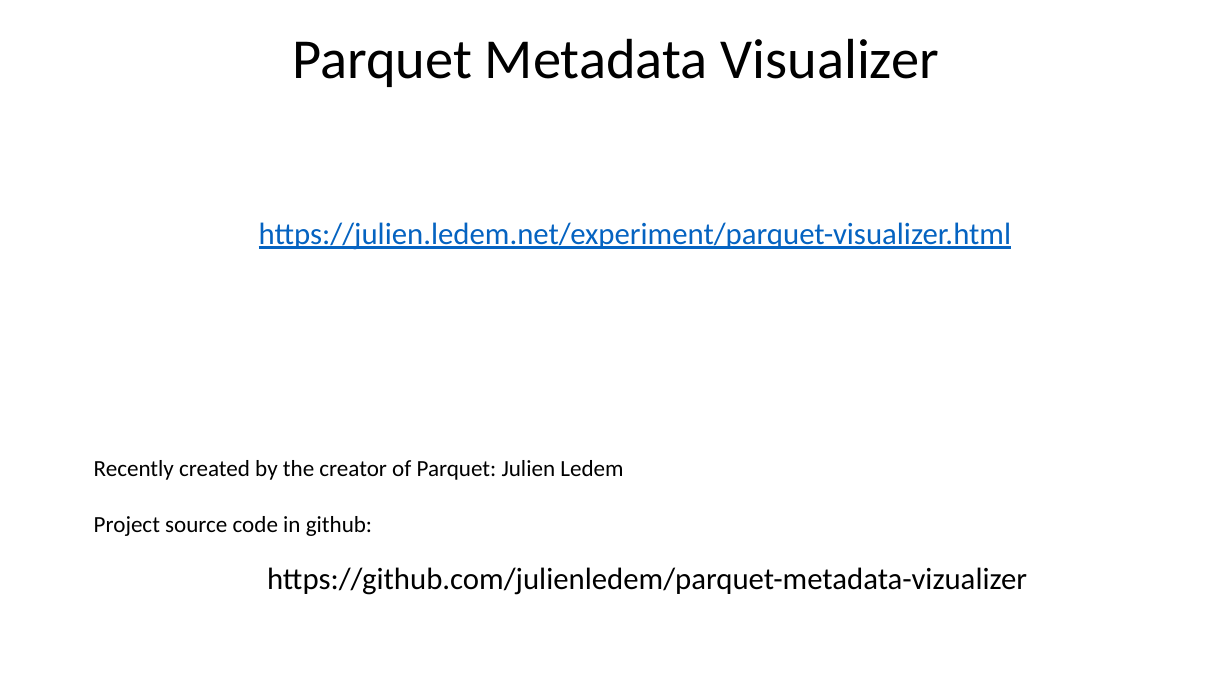
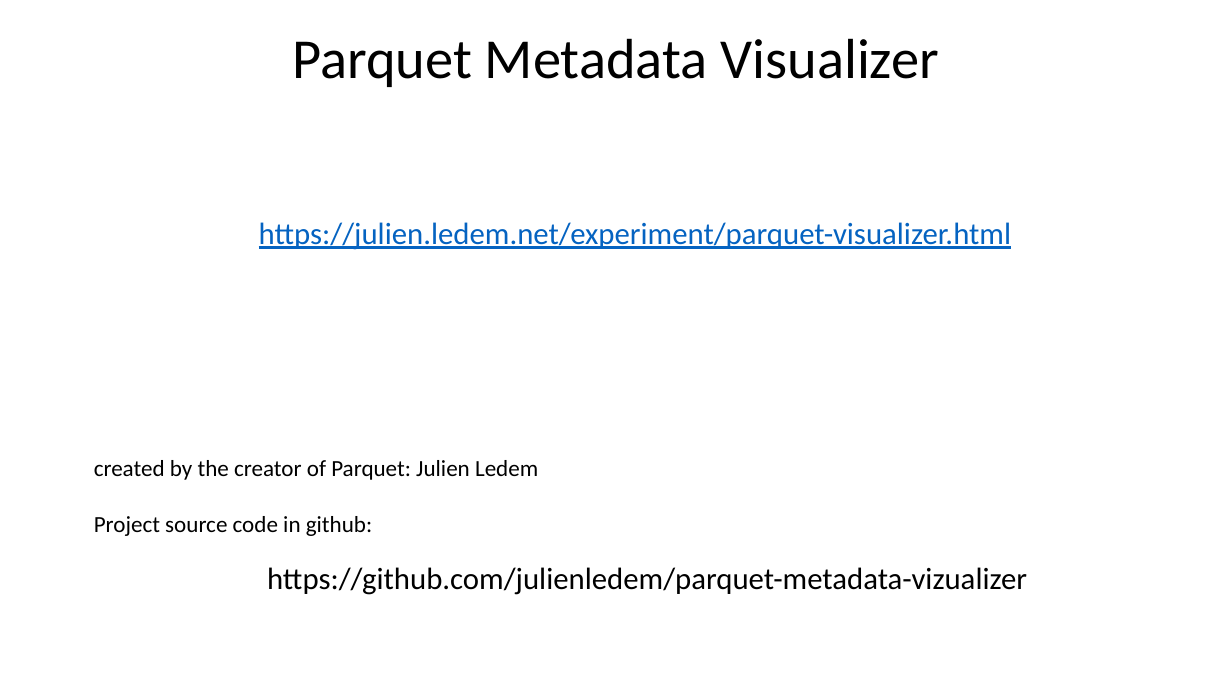
Before and after one commit to Arnaud-Nauwynck/presentations, a slide deck: slide 84 of pres-bigdata/8-Datalake-File-Format-Parquet.pptx (slide 76 before the commit). Drawn at 1232x693 pixels with LibreOffice and Linux fonts; fonts in the diff are those of the drawing. Boxes give left, top, right and bottom in pixels: in the first picture for what was removed or moved away, otherwise in the second. Text is boxed around its words. In the diff, an @@ line names an element or a change of style, - is before the commit and + after.

```diff
--- a/pres-bigdata/8-Datalake-File-Format-Parquet.pptx
+++ b/pres-bigdata/8-Datalake-File-Format-Parquet.pptx
@@ text at [94,460,538,480]: text changed @@
-Recently created by the creator of Parquet: Julien Ledem
+created by the creator of Parquet: Julien Ledem
```
Also in this commit, not shown: 46 other slides changed, 8 slides added, 22 other files.
